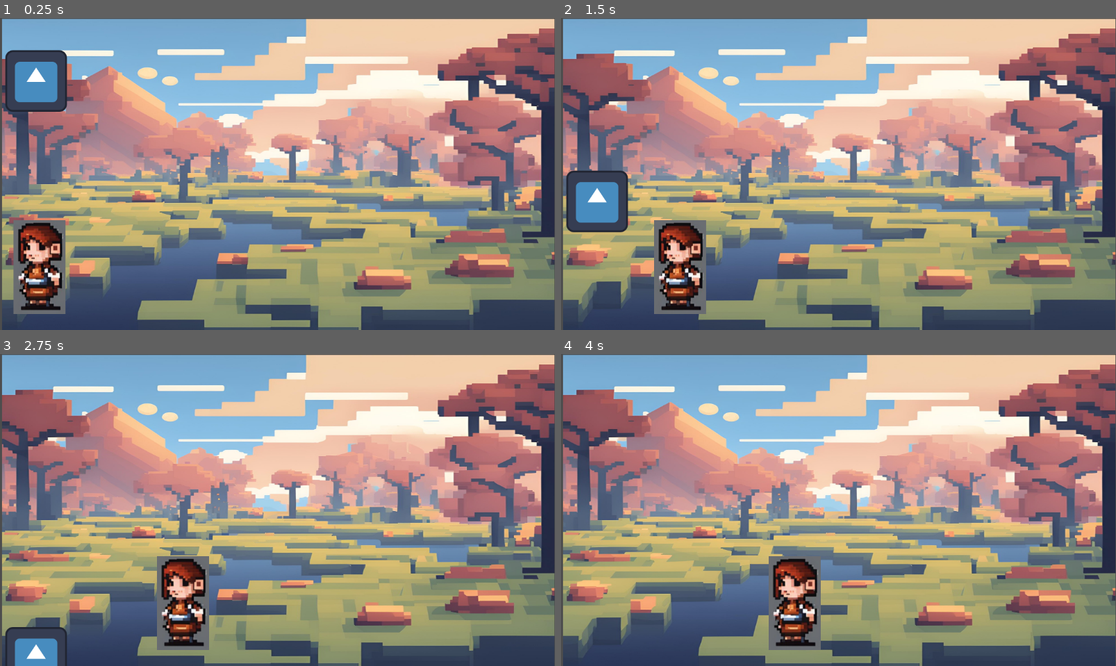
Above: before the commit, frames 1-4 (two rows, left to right).
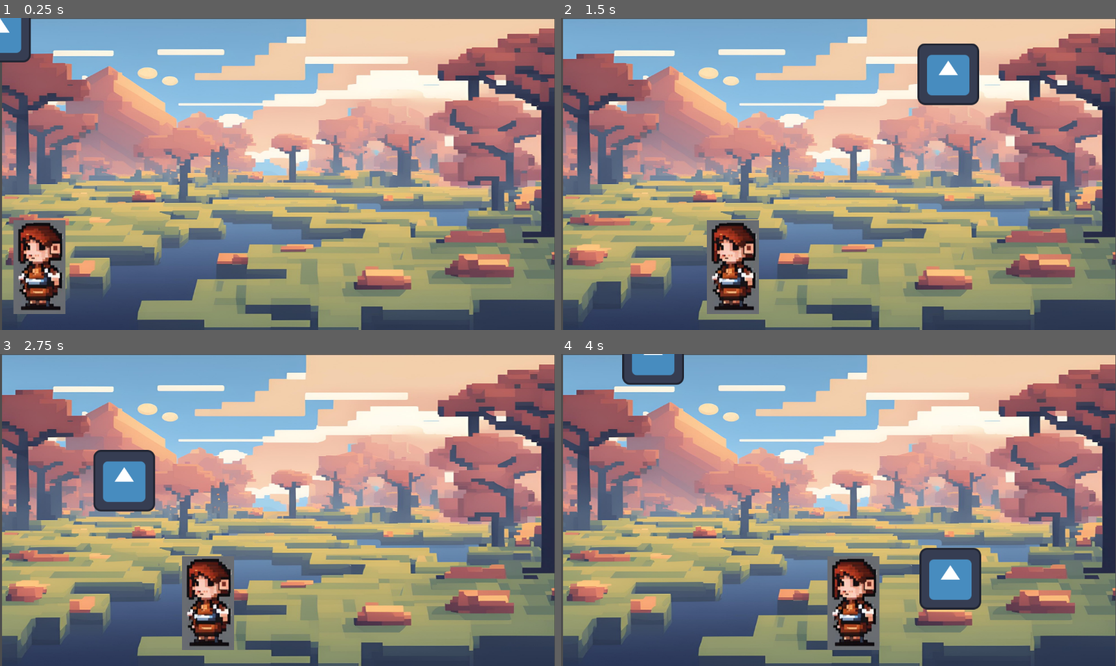
Above: after the commit, the same moments.

Repository: Kendzeyyyy/Godot-project
Game: Godot game, scene res://main.tscn
Same seed, same stepped clock (60 frames per second), same inputs: the game is played once before the commit and once after it. The engine's default icon, where the game draws it, is replaced by a stand-in: a white triangle on a blue panel in a dark square.
Inputs:
- Up to frame 1 (0.25 s): no input
- Up to frame 2 (1.5 s): hold Right (ui_right) 0.53-1.28 s; hold Left (ui_left) from 1.28 s (still down)
- Up to frame 3 (2.75 s): release Left (ui_left) at 2.03 s; hold Right (ui_right) from 2.03 s (still down)
- Up to frame 4 (4 s): release Right (ui_right) at 3.53 s; hold Left (ui_left) from 3.53 s (still down)

The runs differ from the first frame. In frame 1, 2.5% of the frame differs, in the area x 0-13%, y 0-31%; in frame 2, 9.9%, in the area x 0-76%, y 8-95%; in frame 3, 7.1%; in frame 4, 8.6%.

Commit message:
tämmöne tästä näin

Diff:
--- a/amazing-ai-godot-project/Obstacle.gd
+++ b/amazing-ai-godot-project/Obstacle.gd
@@ -13,6 +13,6 @@
 	if collision:
 		print("Obstacle collided with: ", collision.get_collider())
 
-	# Free the obstacle if it goes off-screen (optional)
-	if position.y > get_viewport_rect().size.y:
-		queue_free()
+func _on_visible_on_screen_notifier_2d_screen_exited():
+	# Queue free when the block goes off-screen
+	queue_free()
--- a/amazing-ai-godot-project/block.gd
+++ b/amazing-ai-godot-project/block.gd
@@ -1,12 +1,19 @@
-extends RigidBody2D
+extends CharacterBody2D
 
-# Speed at which the block falls
-@export var fall_speed = 200.0
+@export var speed: float = 200.0  # Speed of the falling obstacle
 
-func _ready():
-	# Set initial downward velocity
-	linear_velocity = Vector2(0, fall_speed)
+func _process(delta: float) -> void:
+	# Move the obstacle downwards
+	var velocity2 = Vector2(0, speed * delta)
 
-func _on_visibility_notifier_2d_screen_exited():
+	# Move and detect collisions
+	var collision = move_and_collide(velocity2)
+
+	# Log if a collision occurs
+	if collision:
+		print("Obstacle collided with: ", collision.get_collider())
+		get_tree().paused = true  # Pause the game
+
+func _on_visible_on_screen_notifier_2d_screen_exited():
 	# Queue free when the block goes off-screen
 	queue_free()
--- a/amazing-ai-godot-project/main.gd
+++ b/amazing-ai-godot-project/main.gd
@@ -3,43 +3,28 @@
 # Variables
 var score = 0
 var spawn_rate = 1.0  # Time between spawns
+var min_spawn_x = 0
+var max_spawn_x = 1000
 
 # Declare nodes
-onready var score_label = $Control/Label  # Reference to the score label
-onready var game_over_container = $Control/VBoxContainer
-onready var final_score_label = $Control/VBoxContainer/Label[1]  # The second label in the VBoxContainer
-onready var spawn_timer = $Timer
-onready var player = $Player
+@export var block_scene : PackedScene
+@onready var score_label = $Control/Label  # Reference to the score label
+@onready var game_over_container = $Control/VBoxContainer
+#@onready var final_score_label = $Control/VBoxContainer/Label[1]  # The second label in the VBoxContainer
+@onready var spawn_timer = $Timer
+@onready var player = $Player
 
 # Called when the node enters the scene tree for the first time
 func _ready():
-	spawn_timer.start(spawn_rate)
+	$Timer.wait_time = spawn_rate
+	$Timer.start()
 
-# Called every frame, handles score updates and game logic
-func _process(delta):
-	update_score(delta)
-	if player_is_hit():
-		game_over()
+func _on_Timer_timeout():
+	spawn_obstacle()
 
-# Updates the score over time
-func update_score(delta):
-	score += delta
-	score_label.text = "Score: " + str(int(score))  # Update the score label
+func spawn_obstacle():
+	var block = block_scene.instantiate()
+	var random_x = randf_range(min_spawn_x, max_spawn_x)
 
-# Checks if the player collides with an obstacle
-func player_is_hit():
-	for child in get_children():
-		if child is Obstacle and player.get_collision_shape().collides_with(child.get_collision_shape()):
-			return true
-	return false
-
-# Handles the game over state
-func game_over():
-	print("Game Over! Your score is: ", int(score))
-	final_score_label.text = "Final Score: " + str(int(score))
-	game_over_container.visible = true  # Show the Game Over UI
-	get_tree().paused = true  # Pause the game
-
-# Restart the game when the button is pressed
-func _on_RestartButton_pressed():
-	get_tree().reload_current_scene()  # Restart the scene
+	block.position = Vector2(random_x, 0)
+	add_child(block)
--- a/amazing-ai-godot-project/main.tscn
+++ b/amazing-ai-godot-project/main.tscn
@@ -1,18 +1,17 @@
-[gd_scene load_steps=8 format=3 uid="uid://ccwikhpxf6k0y"]
+[gd_scene load_steps=7 format=3 uid="uid://ccwikhpxf6k0y"]
 
 [ext_resource type="Texture2D" uid="uid://00cpw442qx20" path="res://godot_background.png" id="1_20i36"]
-[ext_resource type="Texture2D" uid="uid://cbtf6m76dj5d" path="res://icon.svg" id="1_fwicu"]
+[ext_resource type="Script" path="res://main.gd" id="1_xm6fh"]
 [ext_resource type="Texture2D" uid="uid://dnrvfsb55t75p" path="res://GodotPlayer.png" id="2_3d4xk"]
-[ext_resource type="Script" path="res://Obstacle.gd" id="2_p1hja"]
 [ext_resource type="Script" path="res://player.gd" id="3_rr481"]
+[ext_resource type="PackedScene" uid="uid://ljru4yxa7pnd" path="res://block.tscn" id="8_e0eok"]
 
 [sub_resource type="RectangleShape2D" id="RectangleShape2D_hm0tb"]
 size = Vector2(100.5, 186.5)
 
-[sub_resource type="RectangleShape2D" id="RectangleShape2D_letb1"]
-size = Vector2(91, 99)
-
 [node name="Main" type="Node2D"]
+script = ExtResource("1_xm6fh")
+block_scene = ExtResource("8_e0eok")
 
 [node name="Background" type="Sprite2D" parent="."]
 position = Vector2(577.375, 326)
@@ -23,20 +22,16 @@
 position = Vector2(82, 518)
 script = ExtResource("3_rr481")
 
-[node name="PLayer" type="Sprite2D" parent="Player"]
+[node name="Player" type="Sprite2D" parent="Player"]
 texture = ExtResource("2_3d4xk")
 
 [node name="CollisionShape2D" type="CollisionShape2D" parent="Player"]
 position = Vector2(0.749977, -1.25)
 shape = SubResource("RectangleShape2D_hm0tb")
 
-[node name="Obstacle2" type="CharacterBody2D" parent="."]
-position = Vector2(75, 81)
-script = ExtResource("2_p1hja")
+[node name="Timer" type="Timer" parent="."]
+autostart = true
 
-[node name="Obstacle" type="Sprite2D" parent="Obstacle2"]
-texture = ExtResource("1_fwicu")
+[node name="Block" parent="." instance=ExtResource("8_e0eok")]
 
-[node name="CollisionShape2D" type="CollisionShape2D" parent="Obstacle2"]
-position = Vector2(-0.500031, -0.500015)
-shape = SubResource("RectangleShape2D_letb1")
+[connection signal="timeout" from="Timer" to="." method="_on_Timer_timeout"]
--- a/amazing-ai-godot-project/player.gd
+++ b/amazing-ai-godot-project/player.gd
@@ -1,6 +1,6 @@
 extends CharacterBody2D
 
-@export var speed: float = 300.0  # Speed of the player
+@export var speed: float = 500.0  # Speed of the player
 
 func _process(delta: float) -> void:
 	var direction = Vector2.ZERO
@@ -24,6 +24,7 @@
 	# Log if a collision occurs
 	if collision:
 		print("Player collided with: ", collision.get_collider())
+		get_tree().paused = true  # Pause the game
 
 	# Clamp the player within screen bounds
 	var screen_size = get_viewport_rect().size
